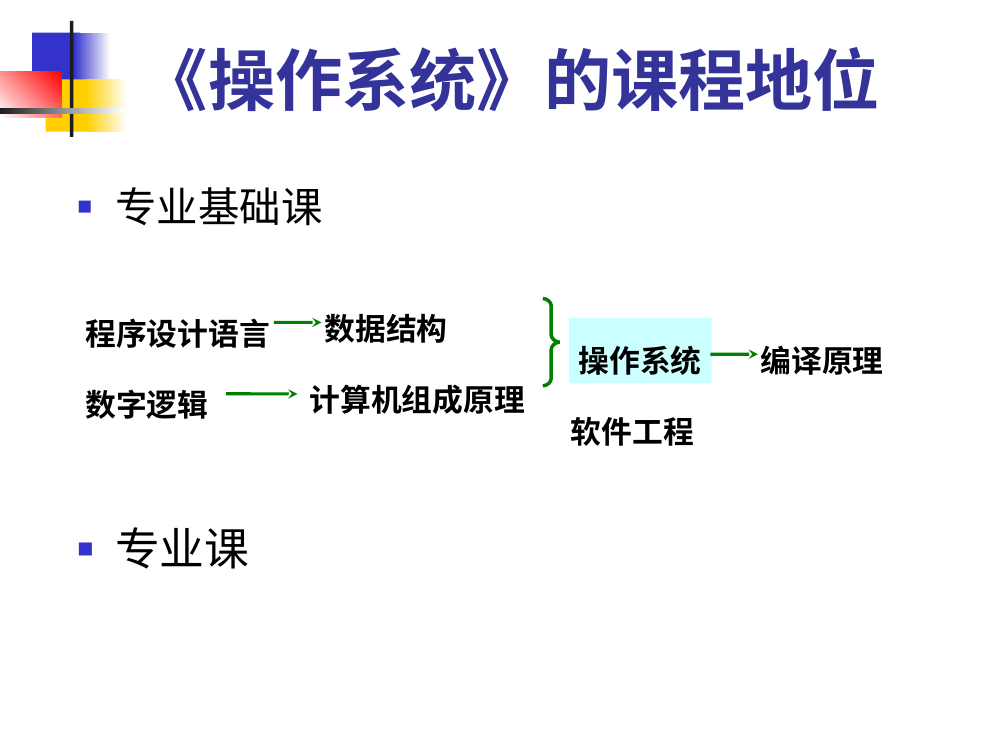
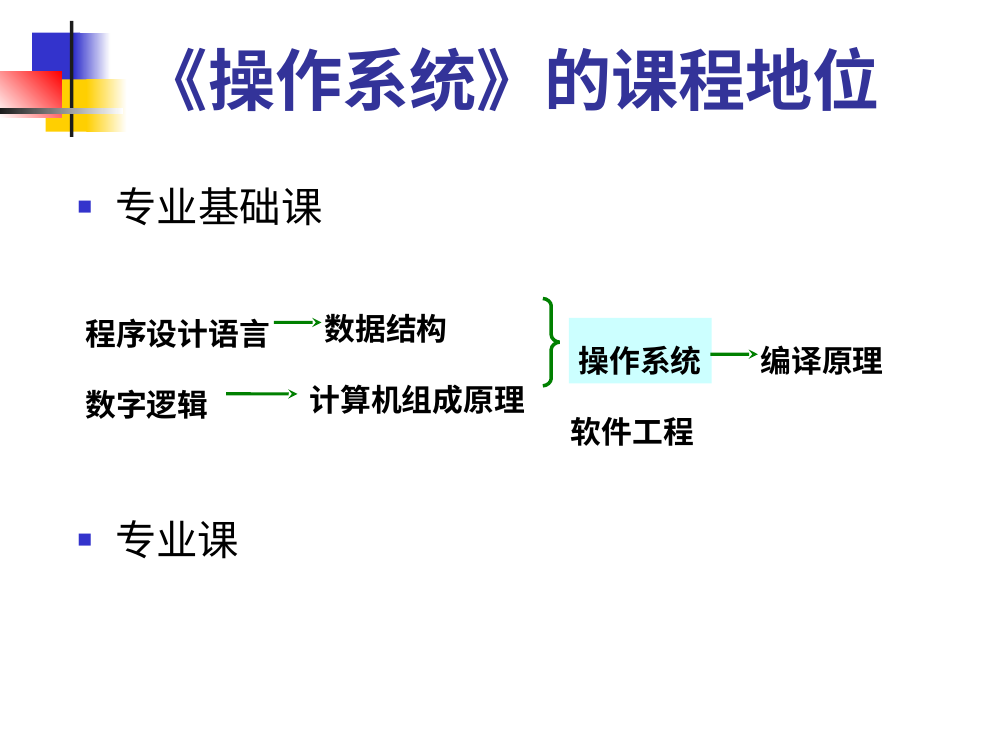
Before and after one commit to edu2act/course-OS, a slide deck: slide 8 of materials/slides/OS_Chap 0.ppt. Drawn at 1008x756 pixels with LibreOffice and Linux fonts; fonts in the diff are those of the drawing. Boxes give left, top, right and bottom in pixels: in the first picture for what was removed or moved away, otherwise in the second. Text is boxed around its words. In the diff, an @@ line names an element or a change of style, - is before the commit and + after.

Commit message:
课程安排明确

```diff
--- a/materials/slides/OS_Chap 0.ppt
+++ b/materials/slides/OS_Chap 0.ppt
@@ text "专业课" at (115, 520, 239, 559): size 32 to 29.6 pt; line spacing 1.5 to 1.4 @@
```
Also in this commit, not shown: 1 other slide changed.
